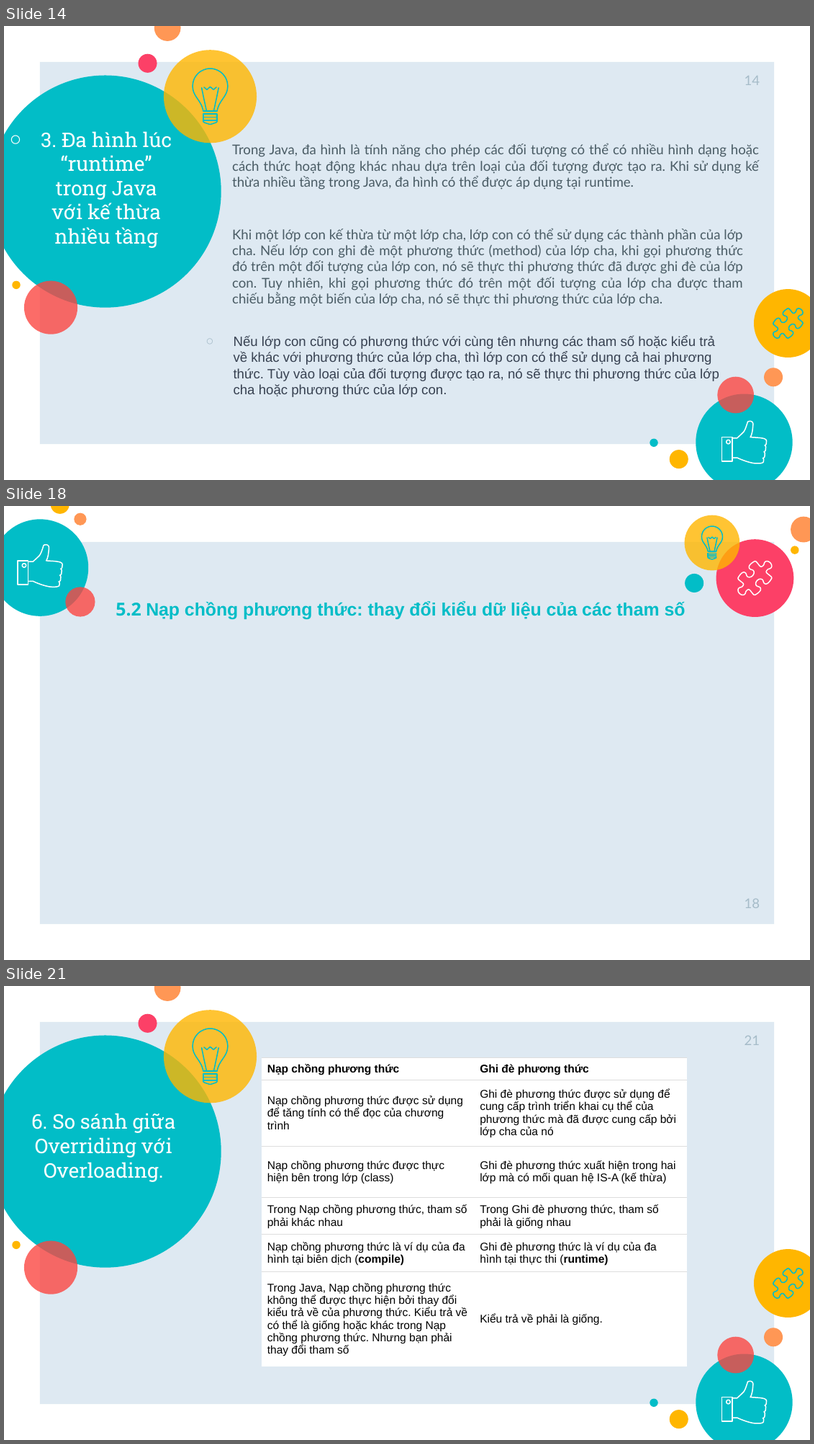
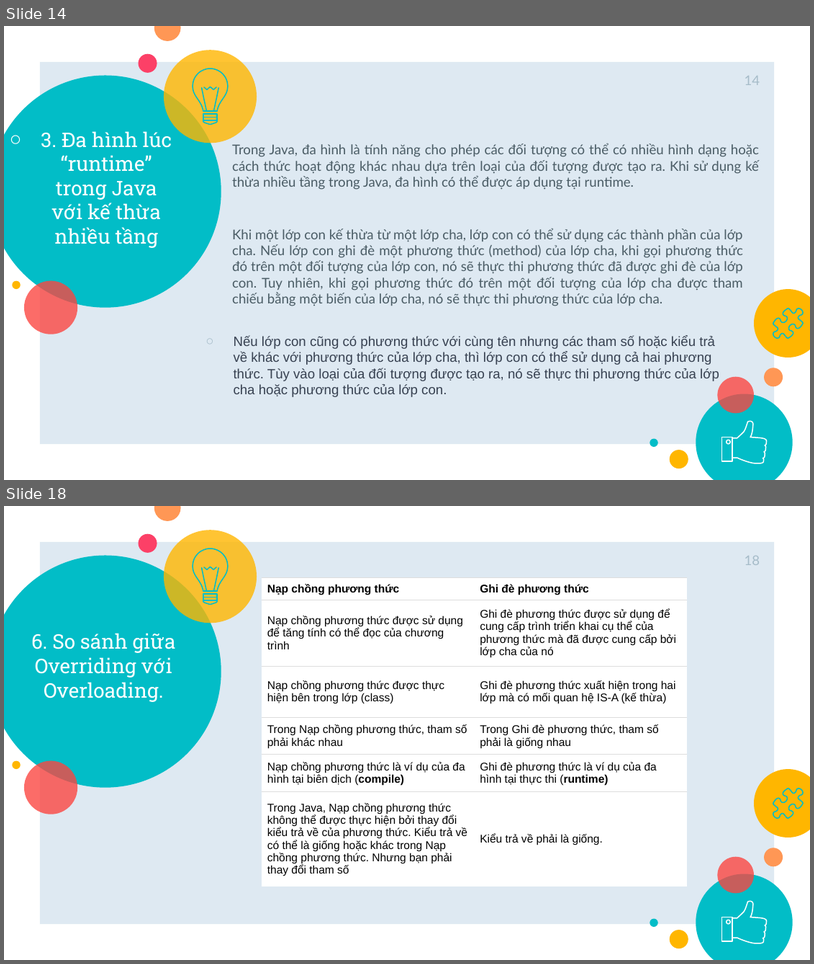
Before and after one commit to SonJava10Rikkei/Demo_Polymorphism-master2, a slide deck: Slide-Polymorphism-master.pptx. Shown one above the other, each under a label of ours: slides 14, 18 and 21 before the commit, slides 14 and 18 after it; the slides between them are not shown. The pictures are 814x1444 and 814x964 pixels, drawn with LibreOffice and Linux fonts; fonts in the diff are those of the drawing. Boxes give left, top, right and bottom in pixels: in the first picture for what was removed or moved away, otherwise in the second. Text is boxed around its words. In the diff, an @@ line names an element or a change of style, - is before the commit and + after.

```diff
--- a/Slide-Polymorphism-master.pptx
+++ b/Slide-Polymorphism-master.pptx
@@ slide 18 removed at [4,506,810,960], background #FFFFFF; not listed: 1 template element that a slide beside it also shows @@
@@ ellipse removed at [4,519,89,615] @@
@@ ellipse removed at [51,506,70,513] @@
@@ ellipse removed at [74,513,86,525] @@
@@ ellipse removed at [684,515,741,571] @@
@@ ellipse removed at [791,517,810,542] @@
@@ freeform shape removed at [29,545,62,587] @@
@@ ellipse removed at [717,539,795,616] @@
@@ ellipse removed at [791,546,799,554] @@
@@ freeform shape removed at [18,561,28,585] @@
@@ group removed at [702,526,723,559]: 8 freeform shapes @@
@@ freeform shape removed at [738,561,772,595] @@
@@ ellipse removed at [65,587,95,616] @@
@@ ellipse removed at [685,574,704,592] @@
@@ text removed at [116,601,686,620] @@
-5.2 Nạp chồng phương thức: thay đổi kiểu dữ liệu của các tham số
@@ page number removed at [745,898,761,908] @@
-18
@@ what was slide 21 is now slide 18 @@
@@ page number at [745,556,761,565]: text changed @@
-21
+18
```
Also in this commit, not shown: 6 slides changed, 2 slides added, 5 other slides removed, 2 other files.
